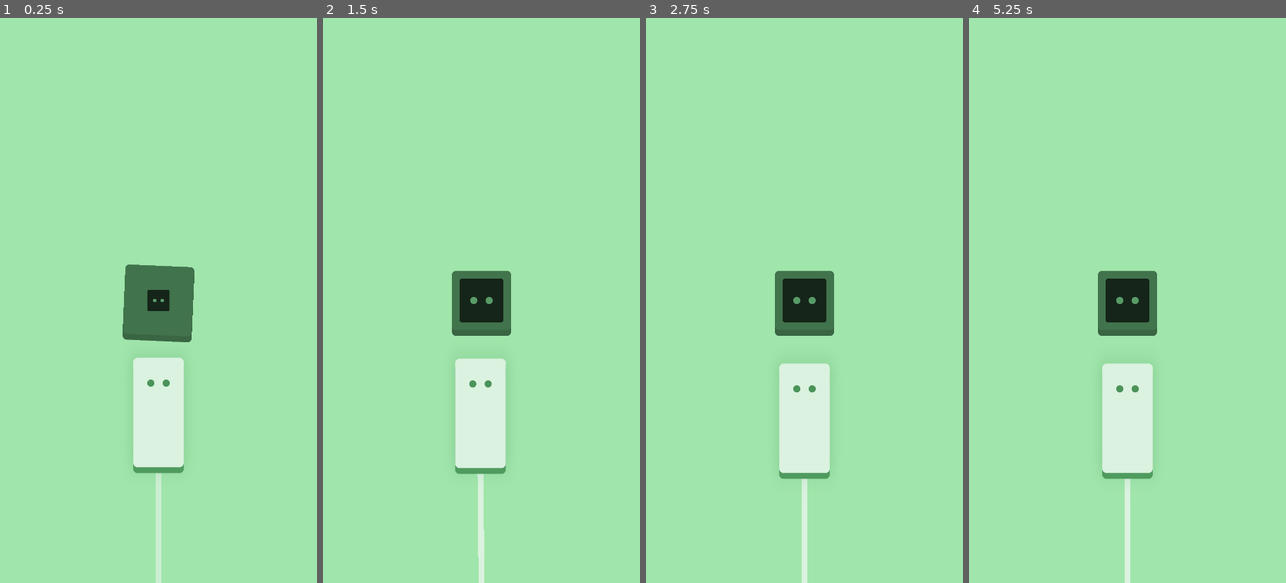
Above: before the commit, frames 1-4 (left to right).
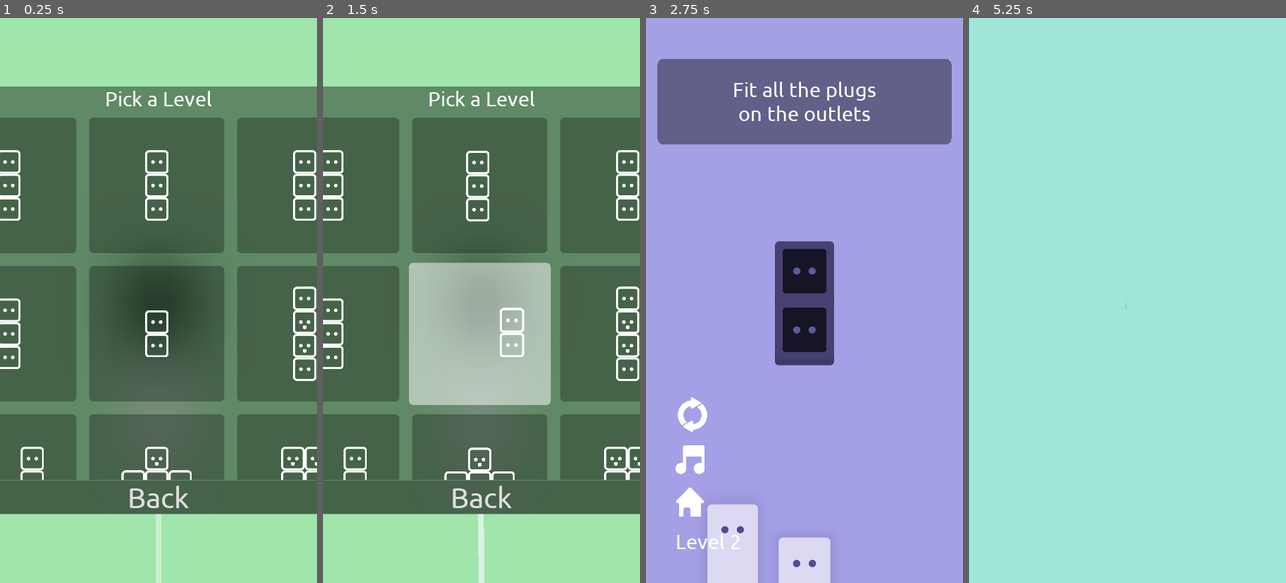
Above: after the commit, the same moments.

Repository: unSAME-Studio/ProjectOutlet
Game: Godot game, scene res://scenes/Menu.tscn
Same seed, same stepped clock (60 frames per second), same inputs: the game is played once before the commit and once after it.
Inputs (mouse positions are in pixels of both pictures, inside the frame that each line leads up to):
- Up to frame 1 (0.25 s): no input
- Up to frame 2 (1.5 s): drag from (481, 419) to (513, 176) at 0.52 s; drag from (418, 328) to (487, 373) at 1.27 s
- Up to frame 3 (2.75 s): move the mouse to (836, 176) at 2.02 s; right-click (836, 176) at 2.1 s; click (836, 176) at 2.17 s
- Up to frame 4 (5.25 s): click (1013, 503) at 2.77 s; drag from (1111, 413) to (1032, 215) at 3.52 s; move the mouse to (1222, 385) at 4.27 s; press the mouse at (1222, 385) at 4.28 s; release the mouse at (1222, 385) at 5 s; tap Enter at 5 s; drag from (1032, 215) to (1127, 419) at 5.02 s

The runs differ from the first frame. In frame 1, 76% of the frame differs, in the area x 0-100%, y 12-88%; in frame 2, 76%; in frame 3, 99%; in frame 4, 100%, in the area x 0-100%, y 0-100%.

Commit message:
Update Menu.tscn

Diff:
--- a/scenes/Menu.tscn
+++ b/scenes/Menu.tscn
@@ -6,6 +6,7 @@
 [ext_resource path="res://scripts/console.gd" type="Script" id=4]
 [ext_resource path="res://objects/Outlet.tscn" type="PackedScene" id=5]
 [ext_resource path="res://ui/ui_blur.gdshader" type="Shader" id=6]
+[ext_resource path="res://ui/LevelButton.tscn" type="PackedScene" id=7]
 
 [sub_resource type="ShaderMaterial" id=2]
 shader = ExtResource( 6 )
@@ -114,27 +115,26 @@
 text = "Quit"
 
 [node name="Levels" type="CenterContainer" parent="CanvasLayer/Control"]
-visible = false
 anchor_right = 1.0
 anchor_bottom = 1.0
+grow_horizontal = 2
 
 [node name="PanelContainer" type="PanelContainer" parent="CanvasLayer/Control/Levels"]
-modulate = Color( 1, 1, 1, 0 )
 material = SubResource( 2 )
-margin_left = 540.0
-margin_top = 960.0
-margin_right = 540.0
-margin_bottom = 960.0
+margin_top = 234.0
+margin_right = 1508.0
+margin_bottom = 1685.0
 grow_horizontal = 2
 grow_vertical = 2
+rect_pivot_offset = Vector2( 754, 725.5 )
 theme = ExtResource( 3 )
 
 [node name="VBoxContainer" type="VBoxContainer" parent="CanvasLayer/Control/Levels/PanelContainer"]
-margin_right = 368.0
+margin_right = 1508.0
 margin_bottom = 1451.0
 
 [node name="Title" type="Label" parent="CanvasLayer/Control/Levels/PanelContainer/VBoxContainer"]
-margin_right = 368.0
+margin_right = 1508.0
 margin_bottom = 80.0
 custom_fonts/font = ExtResource( 2 )
 text = "Pick a Level"
@@ -143,7 +143,7 @@
 
 [node name="ScrollContainer" type="ScrollContainer" parent="CanvasLayer/Control/Levels/PanelContainer/VBoxContainer"]
 margin_top = 84.0
-margin_right = 368.0
+margin_right = 1508.0
 margin_bottom = 1334.0
 rect_min_size = Vector2( 0, 1250 )
 rect_pivot_offset = Vector2( 0, 625 )
@@ -152,11 +152,27 @@
 scroll_horizontal_enabled = false
 
 [node name="GridContainer" type="GridContainer" parent="CanvasLayer/Control/Levels/PanelContainer/VBoxContainer/ScrollContainer"]
+margin_right = 1508.0
+margin_bottom = 500.0
 columns = 3
+
+[node name="LevelButton" parent="CanvasLayer/Control/Levels/PanelContainer/VBoxContainer/ScrollContainer/GridContainer" instance=ExtResource( 7 )]
+margin_right = 500.0
+margin_bottom = 500.0
+
+[node name="LevelButton2" parent="CanvasLayer/Control/Levels/PanelContainer/VBoxContainer/ScrollContainer/GridContainer" instance=ExtResource( 7 )]
+margin_left = 504.0
+margin_right = 1004.0
+margin_bottom = 500.0
+
+[node name="LevelButton3" parent="CanvasLayer/Control/Levels/PanelContainer/VBoxContainer/ScrollContainer/GridContainer" instance=ExtResource( 7 )]
+margin_left = 1008.0
+margin_right = 1508.0
+margin_bottom = 500.0
 
 [node name="Back" type="Button" parent="CanvasLayer/Control/Levels/PanelContainer/VBoxContainer"]
 margin_top = 1338.0
-margin_right = 368.0
+margin_right = 1508.0
 margin_bottom = 1451.0
 focus_mode = 0
 mouse_default_cursor_shape = 2
Not shown: 1 places in scenes/Menu.tscn that only renumber resources
